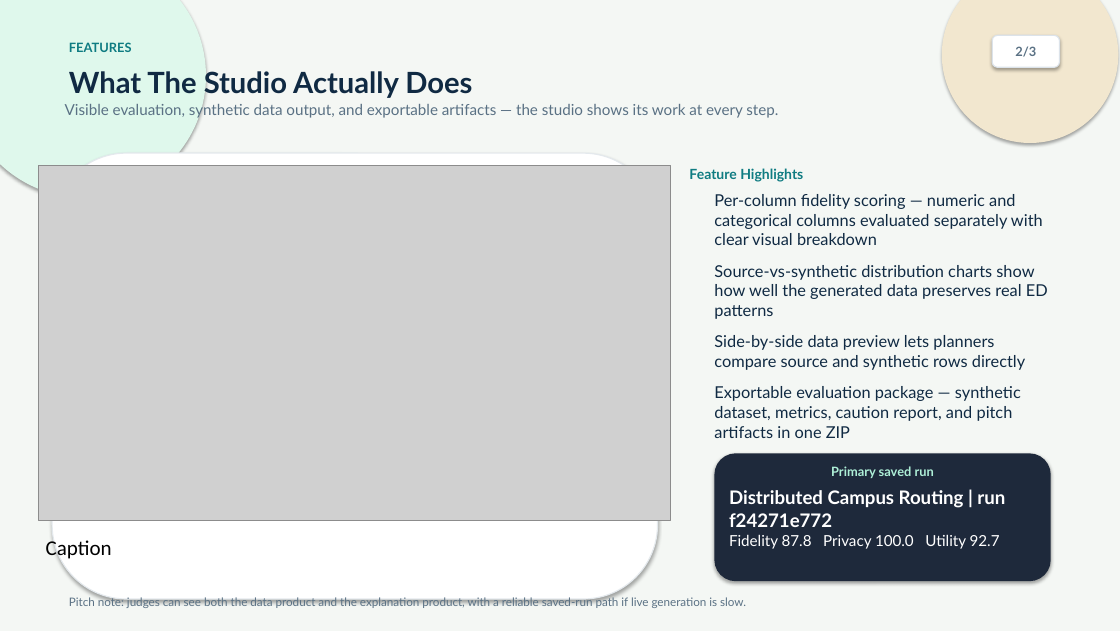
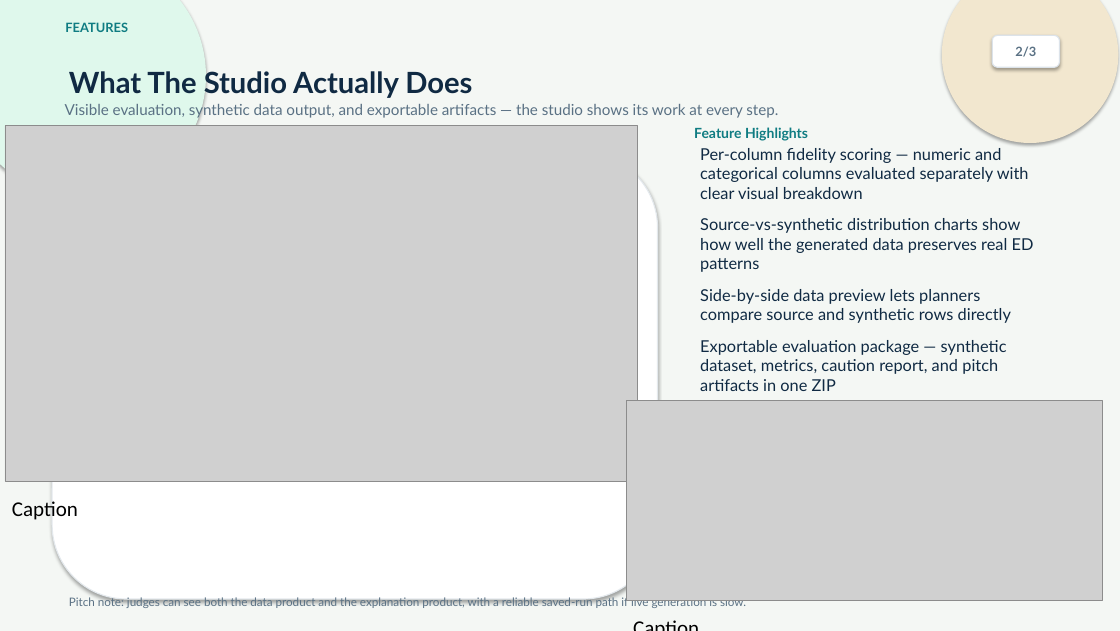
Before and after one commit to liu599268-jpg/Southlake-agentic-synthetic-data-studio, a slide deck: slide 2 of pitch/Southlake-Agentic-Synthetic-Data-Studio-Deck.pptx. Drawn at 1120x631 pixels with LibreOffice and Linux fonts; fonts in the diff are those of the drawing; grey boxes stand for pictures. Boxes give left, top, right and bottom in pixels: in the first picture for what was removed or moved away, otherwise in the second. Text is boxed around its words. In the diff, an @@ line names an element or a change of style, - is before the commit and + after.

Commit message:
Save Keynote-edited deck (Haoran's final slide modifications)

```diff
--- a/pitch/Southlake-Agentic-Synthetic-Data-Studio-Deck.pptx
+++ b/pitch/Southlake-Agentic-Synthetic-Data-Studio-Deck.pptx
@@ text "FEATURES" moved from (x1=69, y1=42, x2=132, y2=52) to (x1=65, y1=22, x2=128, y2=32) @@
@@ picture moved from (x1=39, y1=165, x2=671, y2=520) to (x1=5, y1=126, x2=637, y2=481) @@
@@ text "Feature Highlights" moved from (x1=689, y1=168, x2=803, y2=182) to (x1=694, y1=127, x2=808, y2=141) @@
@@ text "Per-column fidelity scoring — numeric ..." moved from (x1=714, y1=194, x2=1048, y2=438) to (x1=700, y1=148, x2=1034, y2=391) @@
@@ picture added at (x1=626, y1=400, x2=1102, y2=600) @@
@@ rounded rectangle removed at (x1=715, y1=453, x2=1051, y2=581) @@
@@ text removed at (x1=729, y1=466, x2=1005, y2=549) @@
-Primary saved run
-Distributed Campus Routing | run f24271e772
-Fidelity 87.8 Privacy 100.0 Utility 92.7
@@ text added at (x1=12, y1=501, x2=78, y2=520), 18 pt, text #000000 @@
+Caption
@@ text "Caption" rewrapped from (x1=46, y1=537, x2=112, y2=561) to (x1=626, y1=607, x2=1102, y2=631) @@
```
Also in this commit, not shown: 1 other file.
